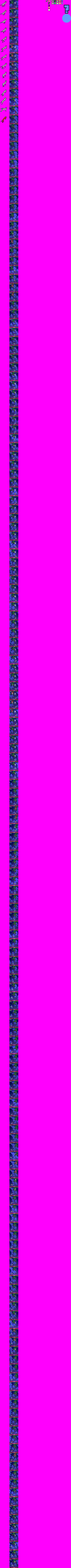
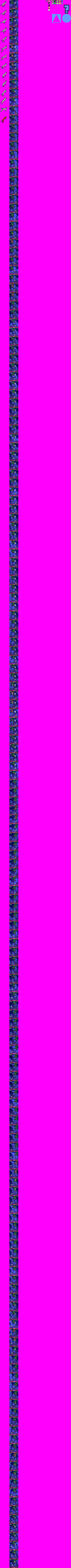
Layer changes from the first 71 x 1568 image to the second:
added layer "start_preview_mask" above "_start_preview_mask" over bbox(51, 13, 61, 23)
